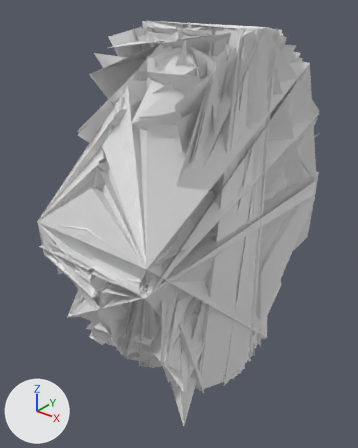
The OBJ model extracted_meshes/Hero030_final.obj, before and after one commit.
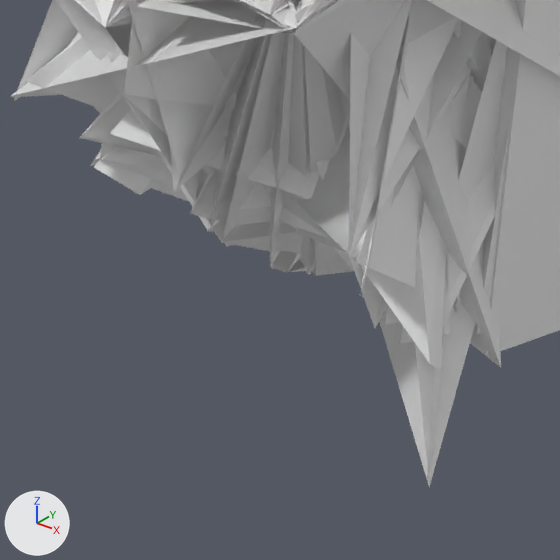
Each version appears first whole from a 50 mm lens placed at (114.1, -112.6, 158.9), pointed at (-4.6, 35.7, 67.0), and next in a close-up on the part from 18% to 62% of the width and 65% to 100% of the height. Every picture has the same lights, and +X, +Y and +Z are marked at lower left. The older version's two pictures come first. Where no turn or scale is listed for an object, it has been applied to the vertices. Vertices at exactly the same position are counted once.

Before the edit, the objects in view are built like this:
```python
me_hero030_final = bpy.data.meshes.new('Hero030_final')
me_hero030_final.from_pydata(...)  # 3154 vertices, 4099 faces; spans x -26.5..26.5, y -19.1..103.7, z -2.3..145.9
ob_hero030_final = bpy.data.objects.new('Hero030_final', me_hero030_final)
ob_hero030_final.location = (0.0, 0.0, 0.0)
```
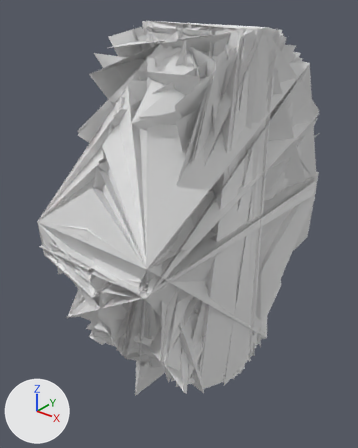
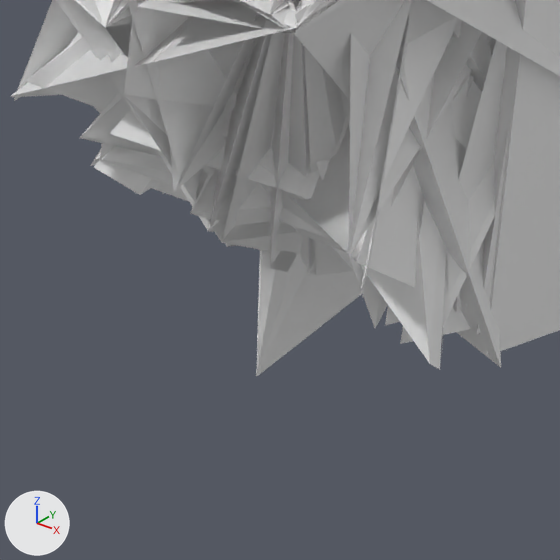
Scene script edits in JSON lines:
```json
{"block": "me_hero030_final", "where": "# used by ob_hero030_final; location = (0.0, 0.0, 0.0)"}
{"op": "remove", "block": "me_hero030_final", "code": "me_hero030_final.from_pydata(...)  # 3154 vertices, 4099 faces; spans x -26.5..26.5, y -19.1..103.7, z -2.3..145.9"}
{"op": "add", "block": "me_hero030_final", "code": "me_hero030_final.from_pydata(...)  # 3151 vertices, 4098 faces; spans x -26.5..26.5, y -19.1..103.7, z -2.3..145.9"}
{"block": "me_hero030_final", "change": "me_hero030_final part 1"}
{"block": "me_hero030_final", "change": "4 vertices are removed from x 26.5, y 0.0, z 0.0"}
{"block": "me_hero030_final", "change": "14 faces are deleted"}
{"block": "me_hero030_final", "change": "1 vertex is added at (0.0, 0.0, 0.0)"}
{"block": "me_hero030_final", "change": "13 new faces join them"}
```

Pixel boxes [x1, y1, x2, y2] of what changed, in the close-ups (560 x 560 px; the box of a moved part takes in the faces that stretch with it):
```json
{"object": "Hero030_final", "change": "reshaped", "before": [11, 0, 560, 487], "after": [11, 0, 560, 377]}
{"part": 1, "of": "me_hero030_final", "change": "moved or reshaped", "before": [379, 305, 475, 487], "after": [256, 250, 362, 377]}
```
